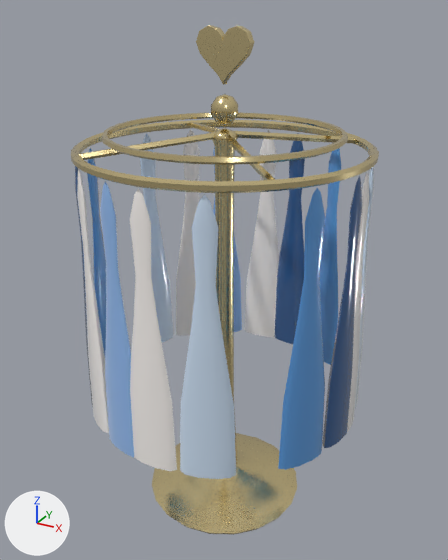
Before and after pictures for a commit that changed the glTF model public/assets/interiors/boutique/rack_round_carousel.glb.
The view is the same before and after, from a 50 mm camera at (1.024, -1.866, 1.892) aimed at (-0.008, 0.01, 0.954). The lights are fixed; the arrows at lower left show +X, +Y and +Z. The older version comes first.

In view in the first picture: 'rack_round_carousel'.
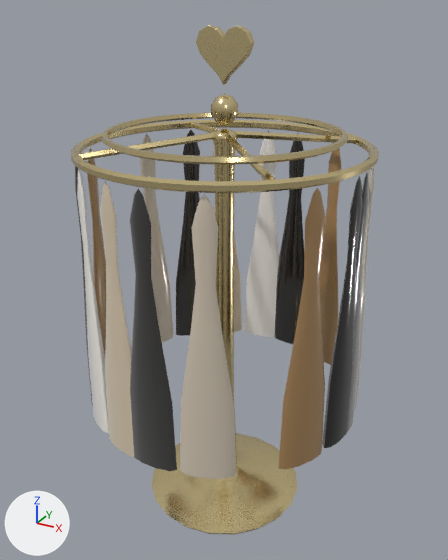
The change, as a diff of the scene's bpy script:
```diff
--- a/public/assets/interiors/boutique/rack_round_carousel.glb.py
+++ b/public/assets/interiors/boutique/rack_round_carousel.glb.py
@@ mat_accent_001 @@
 mat_accent_001 = principled_material('accent.001')
-mat_accent_001.base_color = (1.0, 0.956, 0.922)  # white #fffaf6
+mat_accent_001.base_color = (0.0232, 0.0212, 0.0194)  # black #2a2826
 mat_accent_001.roughness = 0.14
@@ mat_accent2_001 @@
 mat_accent2_001 = principled_material('accent2.001')
-mat_accent2_001.base_color = (0.102, 0.337, 0.745)  # blue #5a9de0
+mat_accent2_001.base_color = (0.434, 0.254, 0.102)  # brown #b08a5a
 mat_accent2_001.roughness = 0.08
@@ mat_soft_001 @@
 mat_soft_001 = principled_material('soft.001')
-mat_soft_001.base_color = (0.644, 0.791, 0.965)  # blue #d2e6fb
+mat_soft_001.base_color = (0.694, 0.604, 0.479)  # pale yellow #d9ccb8
 mat_soft_001.roughness = 0.1
@@ mat_fabric_001 @@
 mat_fabric_001 = principled_material('fabric.001')
-mat_fabric_001.base_color = (0.275, 0.479, 0.839)  # blue #8fb8ec
+mat_fabric_001.base_color = (0.687, 0.578, 0.423)  # beige #d8c8ae
 mat_fabric_001.roughness = 0.55
@@ mat_deep_001 @@
 mat_deep_001 = principled_material('deep.001')
-mat_deep_001.base_color = (0.0284, 0.102, 0.275)  # blue #2f5a8f
+mat_deep_001.base_color = (0.0137, 0.0123, 0.0116)  # black #1f1d1c
 mat_deep_001.roughness = 0.12
```

Location of each change, [x1, y1, x2, y2] in pixels of the pictures (448 x 560 px):
'rack_round_carousel', recoloured (darker): [74, 111, 375, 526] in both
